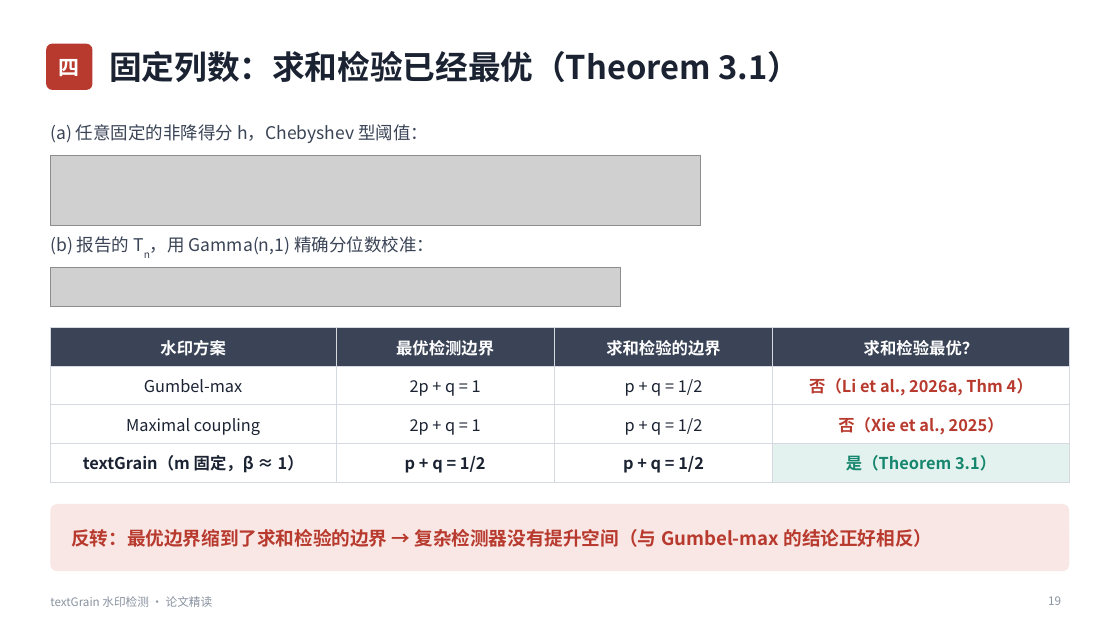
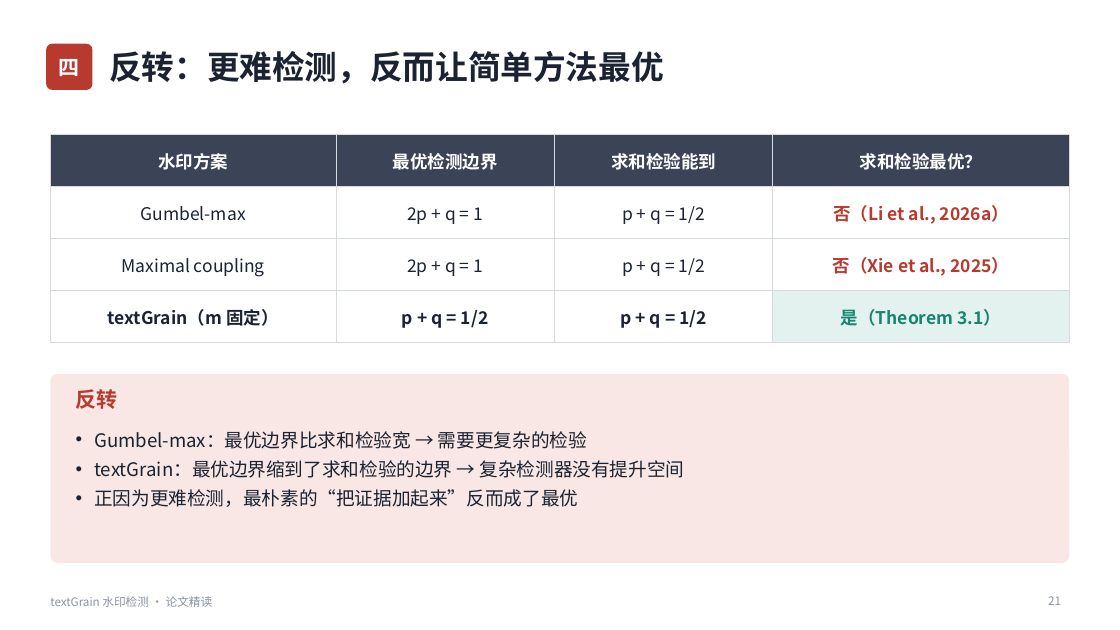
Before and after one commit to huyhoang345txt-arch/ppt, a slide deck: slide 21 of textGrain水印检测_论文精读.pptx (slide 19 before the commit). Drawn at 1120x630 pixels with LibreOffice and Linux fonts; fonts in the diff are those of the drawing; grey boxes stand for pictures. Boxes give left, top, right and bottom in pixels: in the first picture for what was removed or moved away, otherwise in the second. Text is boxed around its words. In the diff, an @@ line names an element or a change of style, - is before the commit and + after.

```diff
--- a/textGrain水印检测_论文精读.pptx
+++ b/textGrain水印检测_论文精读.pptx
@@ title at [109,51,664,84]: text changed @@
-固定列数：求和检验已经最优（Theorem 3.1）
+反转：更难检测，反而让简单方法最优
@@ table at [50,134,1070,332] @@
-row 1, column 3: 求和检验的边界
+row 1, column 3: 求和检验能到
-row 2, column 4: 否（Li et al., 2026a, Thm 4）
+row 2, column 4: 否（Li et al., 2026a）
-row 4, column 1: textGrain（m 固定，β ≈ 1）
+row 4, column 1: textGrain（m 固定）
@@ size 14 to 15 pt in "水印方案", "最优检测边界", "求和检验最优？", "Gumbel-max" and 9 more places @@
@@ table: place and size @@
-table at [50,328,1070,477]
+table at [50,134,1070,332]
@@ text removed at [50,124,428,143] @@
-(a) 任意固定的非降得分 h，Chebyshev 型阈值：
@@ picture removed at [50,155,701,226] @@
@@ text removed at [50,236,434,255] @@
-(b) 报告的 Tn，用 Gamma(n,1) 精确分位数校准：
@@ picture removed at [50,267,621,307] @@
@@ rounded rectangle: place and size @@
-rounded rectangle at [50,504,1070,571]
+rounded rectangle at [50,374,1070,563]
@@ rounded rectangle at [50,374,1070,563]: proportions changed @@
@@ text added at [76,389,118,409], 18 pt, text #B83A2E, bold @@
+反转
@@ text "Gumbel-max：最优边界比求和检验宽 → 需要更复杂的检验" at [94,431,684,507]: vertical alignment middle to top @@
@@ text at [94,431,684,507]: text changed; text colour #B83A2E to #1B2333; bold off @@
-反转：最优边界缩到了求和检验的边界 → 复杂检测器没有提升空间（与 Gumbel-max 的结论正好相反）
+• Gumbel-max：最优边界比求和检验宽 → 需要更复杂的检验
+• textGrain：最优边界缩到了求和检验的边界 → 复杂检测器没有提升空间
+• 正因为更难检测，最朴素的“把证据加起来”反而成了最优
@@ page number at [1048,596,1061,605]: text changed @@
-19
+21
```
Also in this commit, not shown: 20 other slides changed, 8 slides added, 7 slides removed.
